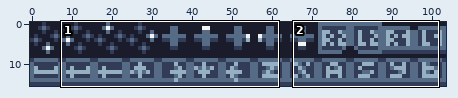
Pixel-art file, stored at tic80/python/assets/button_prompts.aseprite. The first picture is a wide view before the edit; the outline marks the close-up.
Close-up. The starting point:
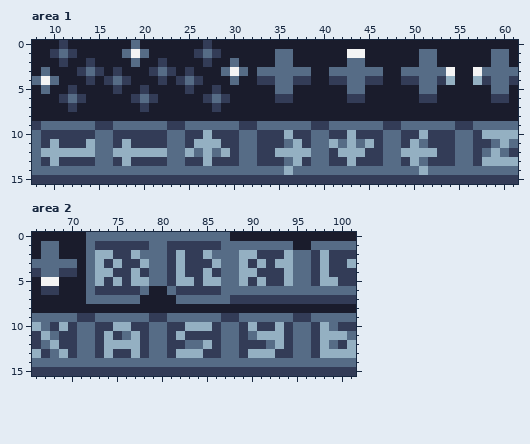
104x16 pixels, 1 frame. Shown: area 1: x 8..61, y 0..15; area 2: x 66..101, y 0..15.
After the commit:
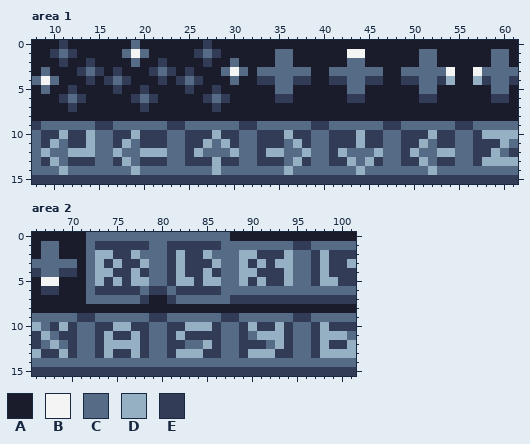
Palette (. is transparent): A #1a1c2c  B #f4f4f4  C #566c86  D #94b0c2  E #333c57
The author wrote: ui: render control prompts with sprite glyphs and rich separators
Difference:
layer "BACKSPACE KEY" added
layer "ENTER KEY" added
layer "arrows" added
layer "L2" added
layer "L1" added
layer "R1" added
layer "R2" added
--- area 1
@@ x 8..61 @@
  9 ECCCCCCEECCCCCCEECCCCCCEECCCCCCEECCCCCCEECCCCCCEECCCCC
-10 CEEEEEECCEEEEEECCEEDEEECCEEEDEECCEEDEEECCEEDEEECCEDDDD
-11 CEDEEEDCCEDEEEECCEDDDEECCEEECDECCDCDCDECCEDCEEECCEECDC
-12 CDDDDDDCCDDDDDDCCDCDCDECCEEDDDDCCEDDDEECCDDDDEECCECDCE
-13 CEDEEEECCEDEEEECCEEDEEECCEEECDECCEEDEEECCEDCEEECCEDDDD
-14 CCCCCCCCCCCCCCCCCCCCCCCCCCCCDCCCCCCCCCCCCCCDCCCCCCCCCC
+10 CEEDEEDCCEEDEEECCEEEDEECCEEEDEECCEEEDEECCEEEDEECCEDDDD
+11 CEDCEEDCCEDCEEECCEEDCDECCEEECDECCEEEDEECCEEDCEECCEEEDC
+12 CDCCDDDCCDCCDDDCCEDCCCDCCEDDCCDCCEDCCCDCCEDCCDDCCEEDCE
+13 CEDCEEECCEDCEEECCEEEDEECCEEECDECCEEDCDECCEEDCEECCEDDDD
+14 CCCDCCCCCCCDCCCCCCCCDCCCCCCCDCCCCCCCDCCCCCCCDCCCCCCCCC
 15 EEEEEEEEEEEEEEEEEEEEEEEEEEEEEEEEEEEEEEEEEEEEEEEEEEEEEE
--- area 2
@@ x 93..98 @@
  0 AAAAAA
- 1 CCAACC
+ 1 CCEECC
  2 EDCCED
@@ x 66..101 @@
  5 ABBAAACDEDEDDCCEDDEDDCCDEDEEDCCEDDEE
- 6 AEEAAACEEEEECAACEEEEECCCCCCCCCCCCCCC
- 7 AAAAAACCCCCCAAAACCCCCCEEEEEEEEEEEEEE
+ 6 AEEAAACEEEEECEECEEEEECCCCCCCCCCCCCCC
+ 7 AAAAAACCCCCCEAAECCCCCCEEEEEEEEEEEEEE
  8 AAAAAAAAAAAAAAAAAAAAAAAAAAAAAAAAAAAA
  9 CCCCCEECCCCCCEECCCCCCEECCCCCCEECCCCC
-10 DCEDECCEEDDEECCEEDDDECCEDEEDECCEDCEE
-11 EDCEECCEDECDECCEDEEEECCECDDDECCEDDDC
-12 ECDEECCEDDDDECCEECCDECCEEECDECCEDCED
-13 DECDECCEDEEDECCEDDDEECCEDDDEECCEDDDD
+10 DCEDECCEEDDEECCEEDDDECCEDEEDECCEDEEE
+11 EDCEECCEDEEDECCEDEEEECCECDDDECCEDDDC
+12 ECDCECCEDDDDECCEECCDECCEEECDECCEDEED
+13 DEEDECCEDEEDECCEDDDEECCEDDDEECCEDDDD
 14 CCCCCCCCCCCCCCCCCCCCCCCCCCCCCCCCCCCC
